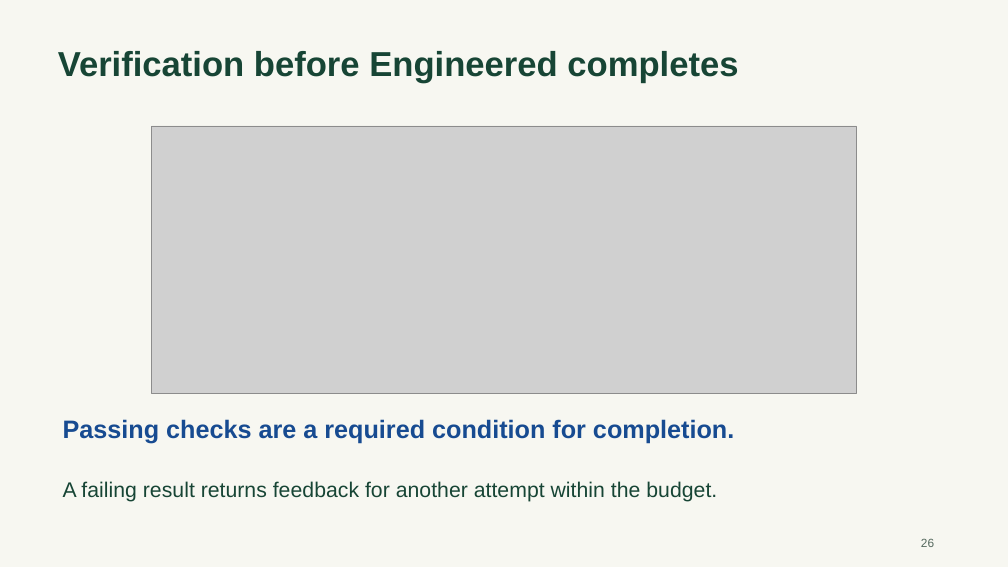
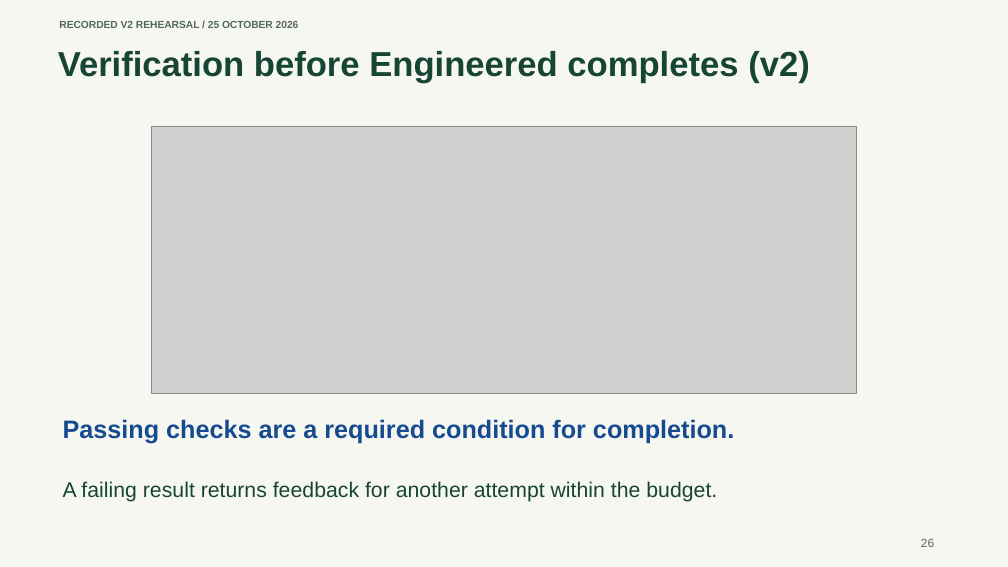
Before and after one commit to shubham-t/harness-lab, a slide deck: slide 26 of presentation/Agent-Harness-Workshop.pptx. Drawn at 1008x567 pixels with LibreOffice and Linux fonts; fonts in the diff are those of the drawing; grey boxes stand for pictures. Boxes give left, top, right and bottom in pixels: in the first picture for what was removed or moved away, otherwise in the second. Text is boxed around its words. In the diff, an @@ line names an element or a change of style, - is before the commit and + after.

Commit message:
Clarify live outcomes, harden rehearsal evaluation and record v3 evidence

```diff
--- a/presentation/Agent-Harness-Workshop.pptx
+++ b/presentation/Agent-Harness-Workshop.pptx
@@ text added at [59,21,299,28], 9.8 pt, text #54685D, bold @@
+RECORDED V2 REHEARSAL / 25 OCTOBER 2026
@@ text at [58,51,810,83]: text changed @@
-Verification before Engineered completes
+Verification before Engineered completes (v2)
```
Also in this commit, not shown: 12 other slides changed, 2 slides added, 45 other files.
